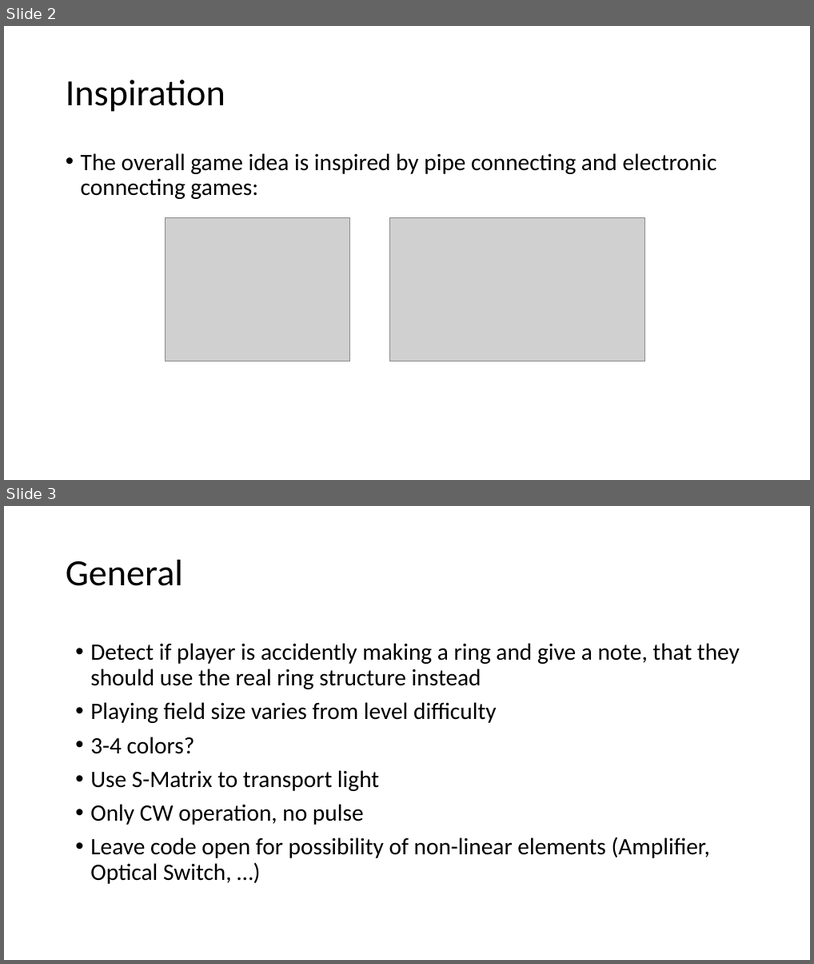
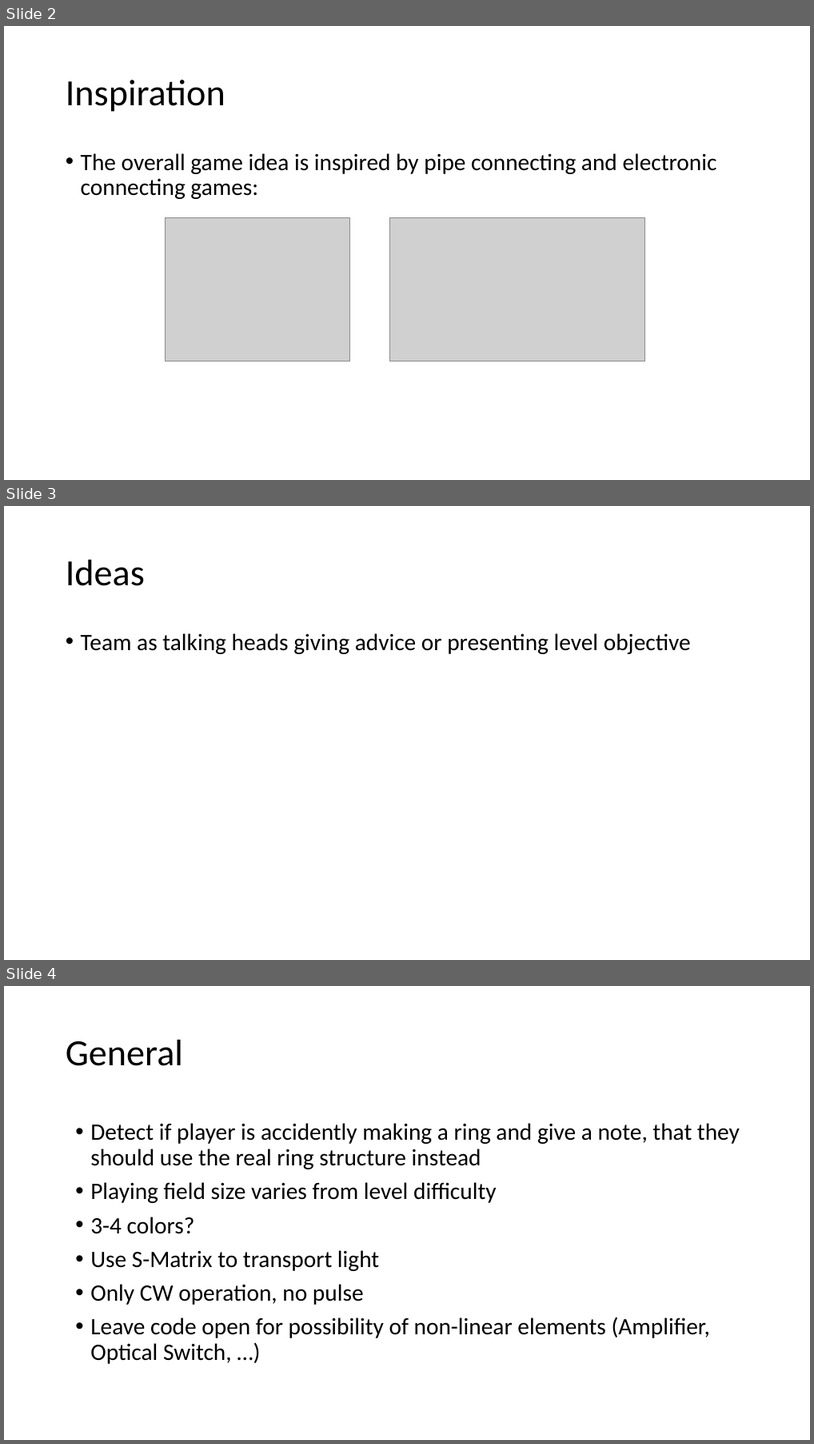
Before and after one commit to Akhetonics/Connect-A-PIC, a slide deck: Design.pptx. Shown one above the other, each under a label of ours: slides 2 and 3 before the commit, slides 2, 3 and 4 after it. The pictures are 814x964 and 814x1444 pixels, drawn with LibreOffice and Linux fonts; fonts in the diff are those of the drawing; grey boxes stand for pictures. Boxes give left, top, right and bottom in pixels: in the first picture for what was removed or moved away, otherwise in the second. Text is boxed around its words. In the diff, an @@ line names an element or a change of style, - is before the commit and + after.

```diff
--- a/Design.pptx
+++ b/Design.pptx
@@ slide 3 added at bbox=[4, 506, 810, 960], background #FFFFFF @@
@@ title added at bbox=[66, 560, 145, 586], 44 pt, text #000000 @@
+Ideas
@@ text added at bbox=[81, 633, 691, 654], 28 pt, text #000000 @@
+• Team as talking heads giving advice or presenting level objective
@@ what was slide 3 is now slide 4 @@
```
Also in this commit, not shown: 3 slides changed, 2 other slides added, 1 other file.
